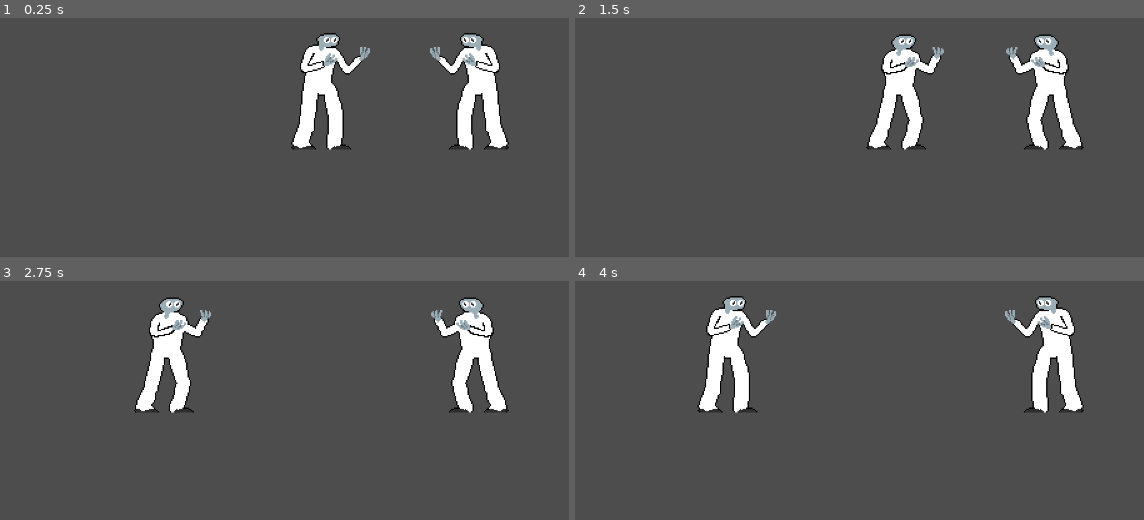
Above: before the commit, frames 1-4 (two rows, left to right).
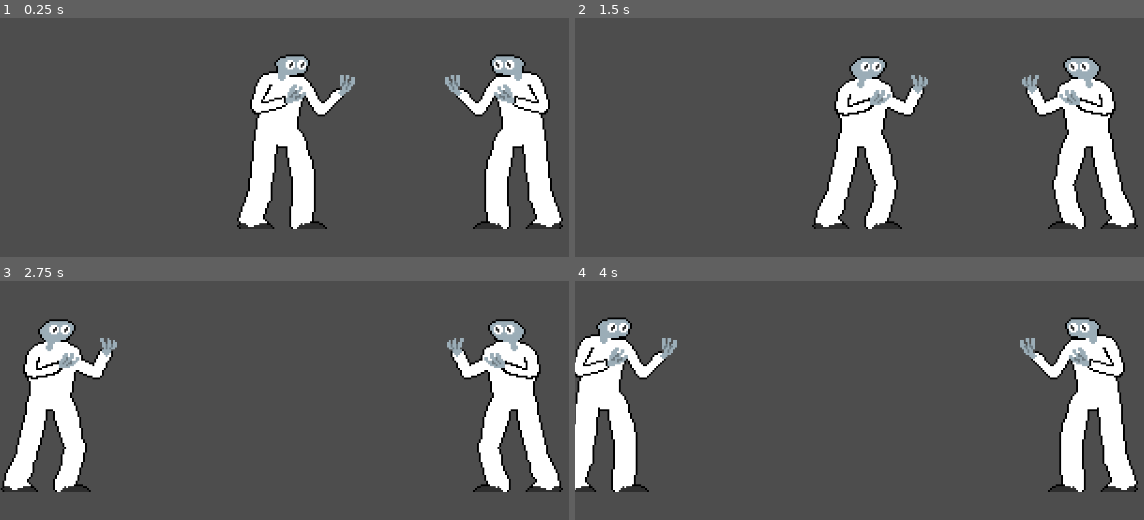
Above: after the commit, the same moments.

Repository: edenmann/class-game-1
Game: Godot game, scene res://Scenes/main.tscn
Same seed, same stepped clock (60 frames per second), same inputs: the game is played once before the commit and once after it.
Inputs:
- Up to frame 1 (0.25 s): no input
- Up to frame 2 (1.5 s): tap Enter at 1.25 s
- Up to frame 3 (2.75 s): hold A (p1_move_left) from 2.03 s (still down)
- Up to frame 4 (4 s): release A (p1_move_left) at 2.78 s

The runs differ from the first frame. In frame 1, 18% of the frame differs, in the area x 41-99%, y 6-89%; in frame 2, 16%; in frame 3, 18%; in frame 4, 18%, in the area x 0-99%, y 6-89%.

Commit message:
changed jumping, started on players jumping next to each other to other side

Diff:
--- a/Scenes/main.tscn
+++ b/Scenes/main.tscn
@@ -11,7 +11,7 @@
 
 [node name="Camera2D" type="Camera2D" parent="."]
 position = Vector2(0, -104)
-zoom = Vector2(2, 2)
+zoom = Vector2(3, 3)
 
 [node name="Player1" parent="." instance=ExtResource("3_2bk0r")]
 position = Vector2(-64, -64)
--- a/Scenes/player.tscn
+++ b/Scenes/player.tscn
@@ -1,10 +1,7 @@
-[gd_scene load_steps=7 format=3 uid="uid://d0r1nri00g81m"]
+[gd_scene load_steps=6 format=3 uid="uid://d0r1nri00g81m"]
 
 [ext_resource type="Script" path="res://Scripts/player.gd" id="1_hw4g0"]
 [ext_resource type="Texture2D" uid="uid://dhxx48yx07cyh" path="res://Assets/character neutral animation.png" id="2_alfte"]
-
-[sub_resource type="CapsuleShape2D" id="CapsuleShape2D_x7tpi"]
-height = 48.0
 
 [sub_resource type="AtlasTexture" id="AtlasTexture_ap5mt"]
 atlas = ExtResource("2_alfte")
@@ -35,12 +32,22 @@
 
 [node name="Player" type="CharacterBody2D"]
 scale = Vector2(2, 2)
+collision_layer = 2
+collision_mask = 3
+floor_stop_on_slope = false
+floor_block_on_wall = false
+floor_max_angle = 0.0174533
+platform_wall_layers = 2
 script = ExtResource("1_hw4g0")
 
-[node name="CollisionShape2D" type="CollisionShape2D" parent="."]
-shape = SubResource("CapsuleShape2D_x7tpi")
+[node name="Area2D" type="Area2D" parent="."]
 
-[node name="CollisionPolygon2D" type="CollisionPolygon2D" parent="."]
+[node name="collision_box" type="CollisionPolygon2D" parent="."]
+visible = false
+polygon = PackedVector2Array(-10, 16, 0, 24, 10, 16, 10, 14, 0, -12, -10, 14)
+
+[node name="hit_box" type="CollisionPolygon2D" parent="."]
+visible = false
 polygon = PackedVector2Array(-11, 23.5, -12, 21.5, -9, 13.5, -6.5, -6.5, -8.5, -8.5, -6, -16.5, -3, -18, 0, -22.5, 7.5, -22.5, 8.5, -20, 7, -17, 11, -10.5, 17.5, -19, 21.5, -15.5, 11.5, -5.5, 7, -9, 5.5, -3.5, 9.5, 8.5, 9, 21.5, 13, 24)
 disabled = true
 
--- a/Scenes/stage.tscn
+++ b/Scenes/stage.tscn
@@ -1,12 +1,15 @@
 [gd_scene load_steps=3 format=3 uid="uid://dxh3e562fmq54"]
 
 [sub_resource type="PhysicsMaterial" id="PhysicsMaterial_kcgqr"]
+rough = true
 
-[sub_resource type="RectangleShape2D" id="RectangleShape2D_5vfvk"]
+[sub_resource type="WorldBoundaryShape2D" id="WorldBoundaryShape2D_es3ts"]
+distance = -1.0
 
 [node name="StaticBody2D" type="StaticBody2D"]
+collision_mask = 3
 physics_material_override = SubResource("PhysicsMaterial_kcgqr")
 
 [node name="CollisionShape2D" type="CollisionShape2D" parent="."]
 scale = Vector2(20, 1)
-shape = SubResource("RectangleShape2D_5vfvk")
+shape = SubResource("WorldBoundaryShape2D_es3ts")
--- a/Scripts/player.gd
+++ b/Scripts/player.gd
@@ -5,7 +5,7 @@
 # character movement is smoother when a multiple of 60.
 const SPEED_MULTIPLIER = 3
 const SPEED = 60.0 * SPEED_MULTIPLIER
-const JUMP_VELOCITY = -400.0
+const JUMP_VELOCITY = -600.0
 
 static var static_player = 0
 var player: int
@@ -68,15 +68,17 @@
 		velocity += get_gravity() * delta
 
 	# Handle jump.
-	if Input.is_action_just_pressed(jump) and is_on_floor():
+	if Input.is_action_pressed(jump) and is_on_floor():
 		velocity.y = JUMP_VELOCITY
 
 	# Get the input direction and handle the movement/deceleration.
+
 	var direction := Input.get_axis(move_left, move_right)
-	if direction:
-		velocity.x = direction * SPEED
-	else:
-		velocity.x = move_toward(velocity.x, 0, SPEED)
+	if is_on_floor():
+		if direction:
+			velocity.x = direction * SPEED
+		else:
+			velocity.x = move_toward(velocity.x, 0, SPEED)
 
 	move_and_slide()
 
--- a/project.godot
+++ b/project.godot
@@ -71,6 +71,10 @@
 ]
 }
 
+[physics]
+
+2d/default_gravity=1600.0
+
 [rendering]
 
 textures/canvas_textures/default_texture_filter=0
